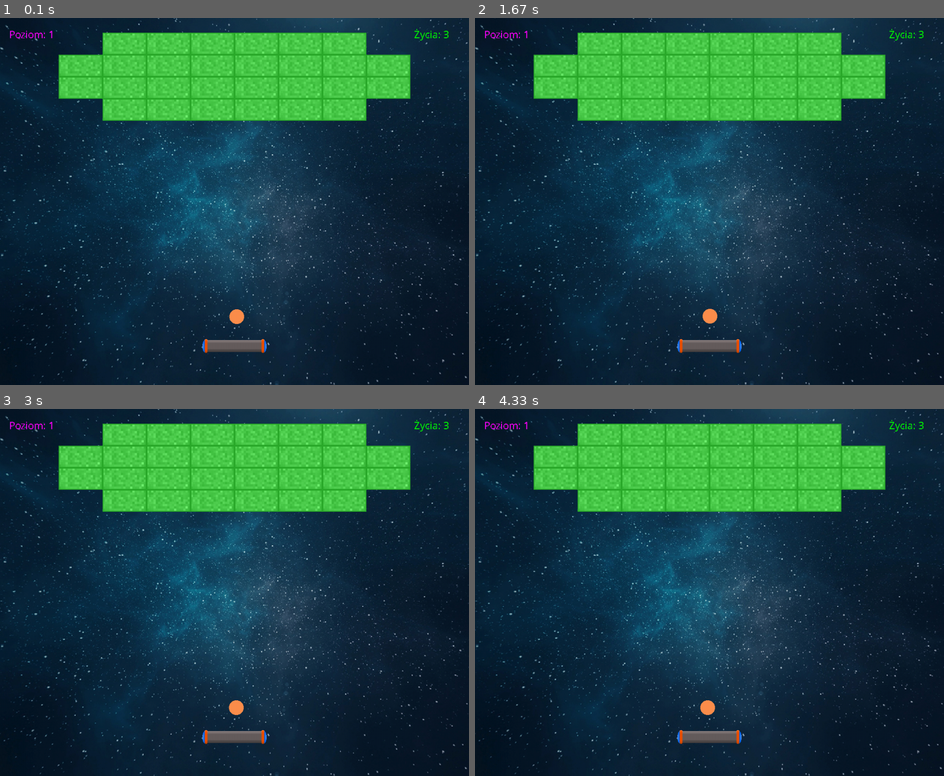
Above: before the commit, frames 1-4 (two rows, left to right).
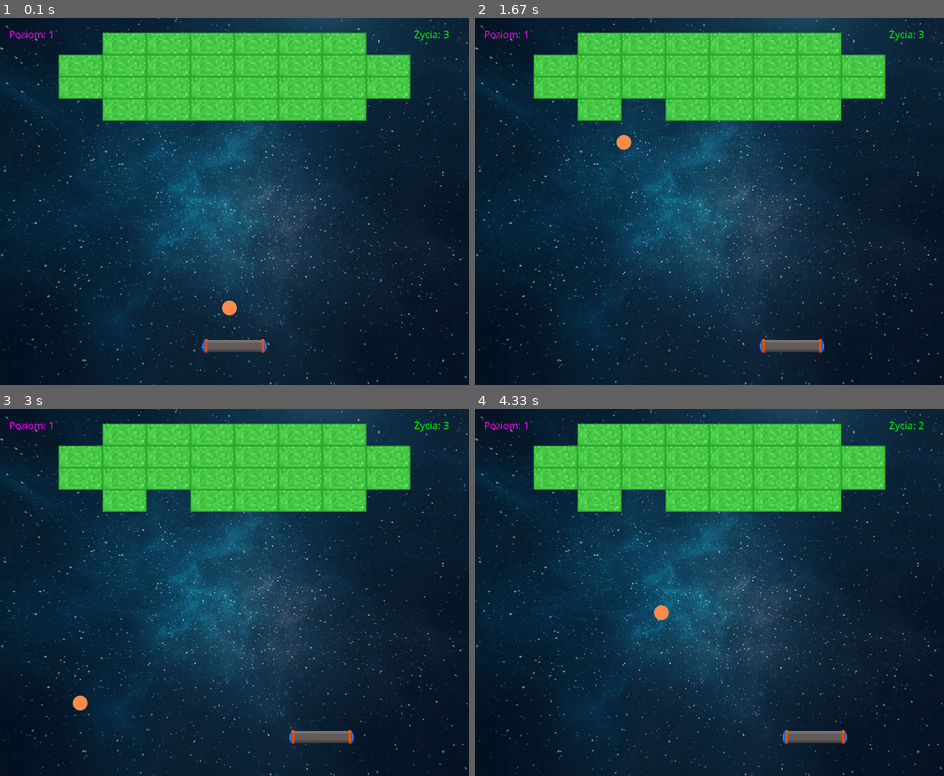
Above: after the commit, the same moments.

Repository: igorjoz/pygame-games
Game: pygame game, started from arkanoid/projekt.py
Two runs of this game, one before a commit and one after it. Both use one fixed random seed, a clock stepped at 60 frames per second and the inputs below.
Inputs:
- Up to frame 1 (0.1 s): no input
- Up to frame 2 (1.67 s): hold D 0.33-0.8 s; hold D 0.83-1.3 s; hold A from 1.33 s (still down)
- Up to frame 3 (3 s): release A at 1.87 s; hold A 1.9-2.3 s; hold D 2.33-2.97 s
- Up to frame 4 (4.33 s): hold A 3-3.47 s; hold D 3.5-3.97 s; hold D from 4 s (still down)

The runs differ from the first frame. In frame 1, 0.2% of the frame differs, in the area x 47-53%, y 76-84%; in frame 2, 1.7%; in frame 3, 1.7%; in frame 4, 1.7%, in the area x 31-96%, y 3-92%.

Commit message:
repair arkanoid game (fix tabulation)
- change formatting

Diff:
--- a/arkanoid/Kulka.py
+++ b/arkanoid/Kulka.py
@@ -14,7 +14,7 @@
         self.przegrana = False
 
     def zresetuj_pozycje(self):
-        self.wspolrzedne = vec(SZEROKOSC_EKRANU/2, WYSOKOSC_EKRANU - 140)
+        self.wspolrzedne = vec(SZEROKOSC_EKRANU//2, WYSOKOSC_EKRANU - 140)
         self.pozycja = self.obraz_kulki.get_rect(center = self.wspolrzedne)
         self.wektor = vec(0,-10)
         self.kat_nachylenia = random.randrange(-30, 30)
--- a/arkanoid/projekt.py
+++ b/arkanoid/projekt.py
@@ -17,29 +17,32 @@
 zegar = pygame.time.Clock()
 obraz_tla = pygame.image.load("images/background.png")
 
-poziom1 = [[0, 0, 1, 1, 1, 1, 1, 1, 0, 0],
-  [0, 1, 1, 1, 1, 1, 1, 1, 1, 0],
-  [0, 1, 1, 1, 1, 1, 1, 1, 1, 0],
-  [0, 0, 1, 1, 1, 1, 1, 1, 0, 0],
-  [0, 0, 0, 0, 0, 0, 0, 0, 0, 0],
-  [0, 0, 0, 0, 0, 0, 0, 0, 0, 0],
-  [0, 0, 0, 0, 0, 0, 0, 0, 0, 0]]
+poziom1 = [
+    [0, 0, 1, 1, 1, 1, 1, 1, 0, 0],
+    [0, 1, 1, 1, 1, 1, 1, 1, 1, 0],
+    [0, 1, 1, 1, 1, 1, 1, 1, 1, 0],
+    [0, 0, 1, 1, 1, 1, 1, 1, 0, 0],
+    [0, 0, 0, 0, 0, 0, 0, 0, 0, 0],
+    [0, 0, 0, 0, 0, 0, 0, 0, 0, 0],
+    [0, 0, 0, 0, 0, 0, 0, 0, 0, 0]]
 
-poziom2 = [[0, 0, 1, 2, 3, 3, 2, 1, 0, 0],
-  [0, 1, 1, 1, 2, 2, 1, 1, 1, 0],
-  [0, 1, 1, 1, 1, 1, 1, 1, 1, 0],
-  [0, 0, 1, 1, 1, 1, 1, 1, 0, 0],
-  [0, 0, 2, 0, 0, 0, 0, 2, 0, 0],
-  [0, 0, 0, 0, 0, 0, 0, 0, 0, 0],
-  [0, 2, 0, 2, 0, 0, 2, 0, 2, 0]]
+poziom2 = [
+    [0, 0, 1, 2, 3, 3, 2, 1, 0, 0],
+    [0, 1, 1, 1, 2, 2, 1, 1, 1, 0],
+    [0, 1, 1, 1, 1, 1, 1, 1, 1, 0],
+    [0, 0, 1, 1, 1, 1, 1, 1, 0, 0],
+    [0, 0, 2, 0, 0, 0, 0, 2, 0, 0],
+    [0, 0, 0, 0, 0, 0, 0, 0, 0, 0],
+    [0, 2, 0, 2, 0, 0, 2, 0, 2, 0]]
 
-poziom3 = [[2, 3, 2, 2, 2, 2, 2, 2, 3, 2],
-  [2, 1, 3, 1, 1, 1, 1, 3, 1, 2],
-  [2, 3, 1, 3, 1, 1, 3, 1, 3, 2],
-  [3, 2, 2, 2, 3, 3, 2, 2, 2, 3],
-  [0, 0, 2, 2, 3, 3, 2, 2, 0, 0],
-  [0, 0, 2, 0, 3, 3, 0, 2, 0, 0],
-  [0, 0, 3, 0, 3, 3, 0, 3, 0, 0]]
+poziom3 = [
+    [2, 3, 2, 2, 2, 2, 2, 2, 3, 2],
+    [2, 1, 3, 1, 1, 1, 1, 3, 1, 2],
+    [2, 3, 1, 3, 1, 1, 3, 1, 3, 2],
+    [3, 2, 2, 2, 3, 3, 2, 2, 2, 3],
+    [0, 0, 2, 2, 3, 3, 2, 2, 0, 0],
+    [0, 0, 2, 0, 3, 3, 0, 2, 0, 0],
+    [0, 0, 3, 0, 3, 3, 0, 3, 0, 0]]
 
 klocki = pygame.sprite.Group()
 
@@ -79,11 +82,11 @@
 
     if len(klocki.sprites()) == 0:
         poziom += 1
-    if poziom >= 3:
-        break
-    kulka.zresetuj_pozycje()
-    platforma.zresetuj_pozycje()
-    dodaj_klocki()
+        if poziom >= 3:
+            break
+        kulka.zresetuj_pozycje()
+        platforma.zresetuj_pozycje()
+        dodaj_klocki()
 
     kulka.aktualizuj(platforma, klocki)
 
